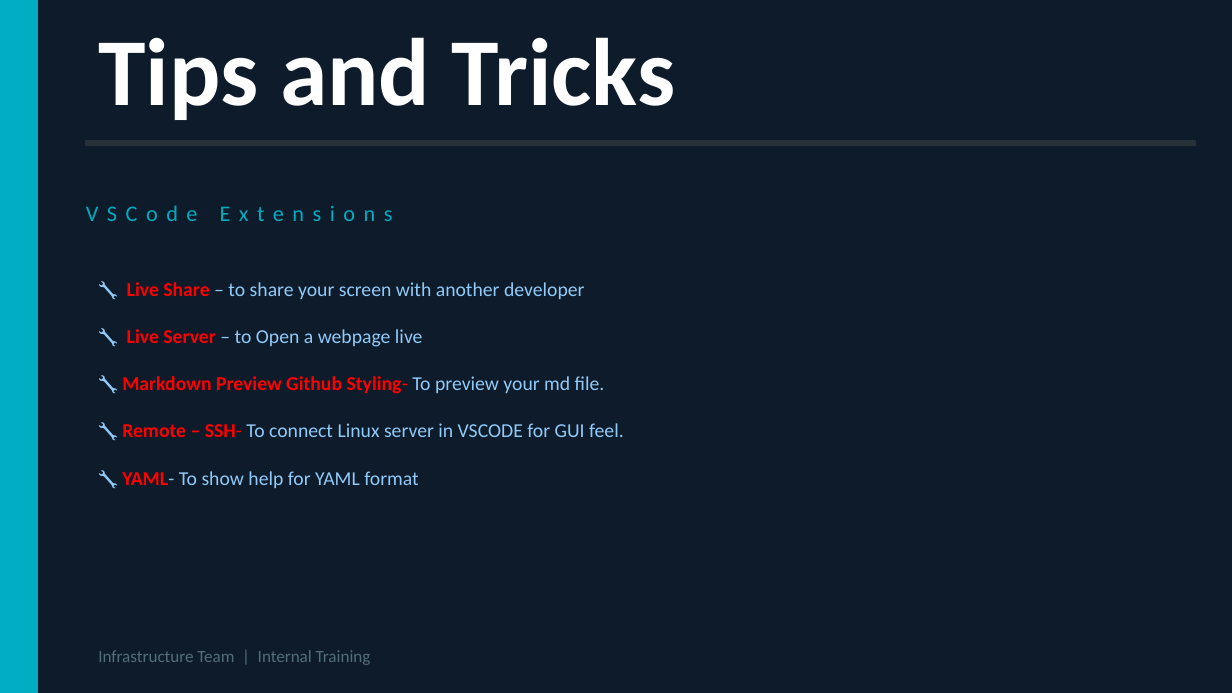
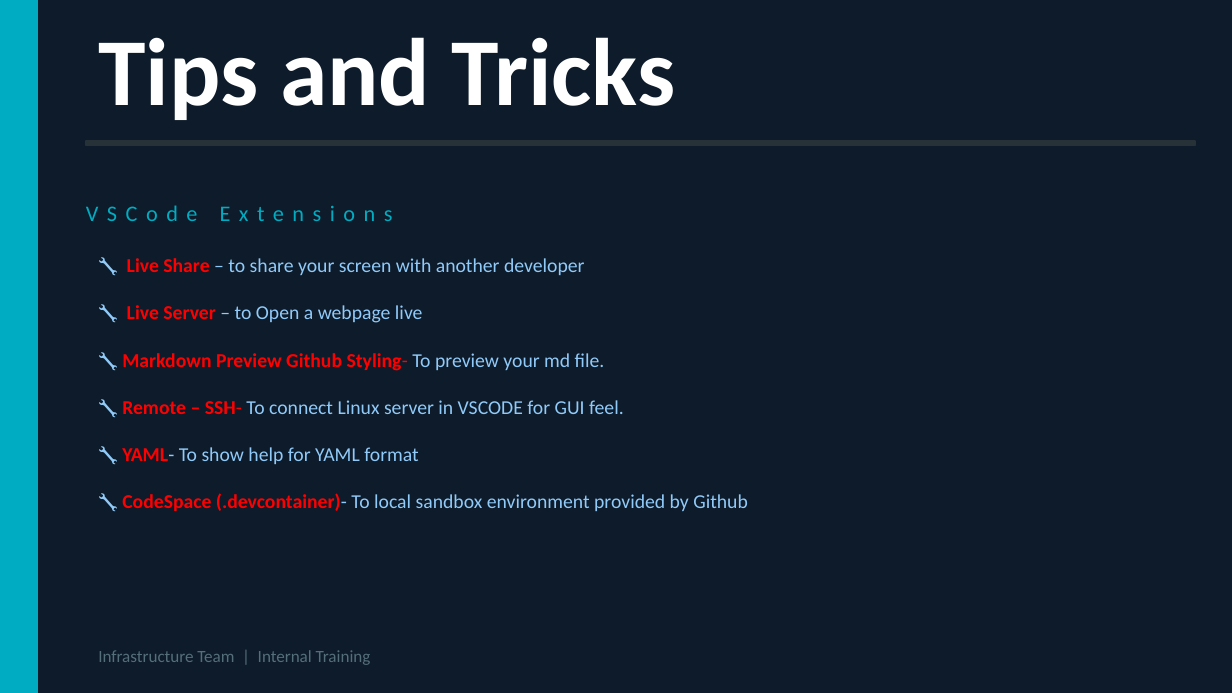
Before and after one commit to mrbalraj007/Learn-AI-MCP_ML, a slide deck: slide 22 of 13.Free-ClaudeCode-With-MCPServer-On-Windows/Terraform_Fundamentals_v2.pptx (slide 20 before the commit). Drawn at 1232x693 pixels with LibreOffice and Linux fonts; fonts in the diff are those of the drawing. Boxes give left, top, right and bottom in pixels: in the first picture for what was removed or moved away, otherwise in the second. Text is boxed around its words. In the diff, an @@ line names an element or a change of style, - is before the commit and + after.

```diff
--- a/13.Free-ClaudeCode-With-MCPServer-On-Windows/Terraform_Fundamentals_v2.pptx
+++ b/13.Free-ClaudeCode-With-MCPServer-On-Windows/Terraform_Fundamentals_v2.pptx
@@ text at (122,493,748,511): paragraph added @@
+🔧 CodeSpace (.devcontainer)- To local sandbox environment provided by Github
```
Also in this commit, not shown: 1 other slide changed, 2 slides added.
